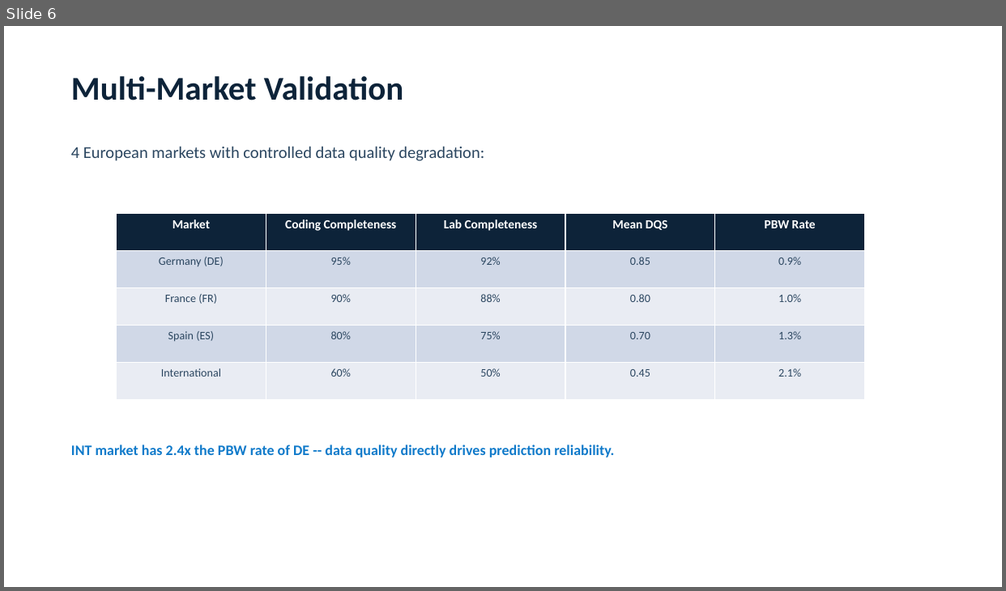
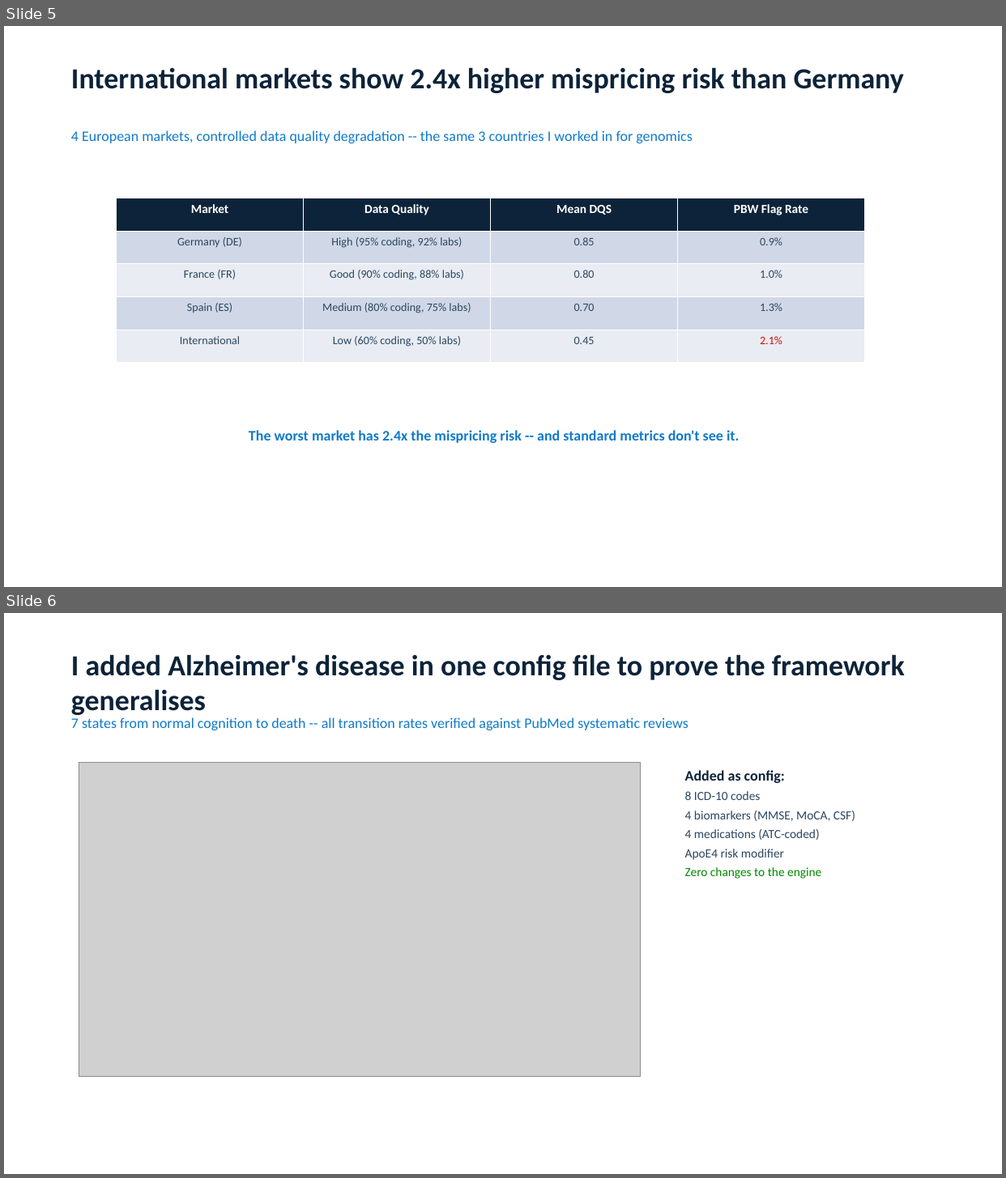
Before and after one commit to ttmgr/Tim_Reska, a slide deck: MedRisk-ADH/data/reports/medrisk_adh_deck.pptx. Shown one above the other, each under a label of ours: slide 6 before the commit, slides 5 and 6 after it. The pictures are 1006x591 and 1006x1178 pixels, drawn with LibreOffice and Linux fonts; fonts in the diff are those of the drawing; grey boxes stand for pictures. Boxes give left, top, right and bottom in pixels: in the first picture for what was removed or moved away, otherwise in the second. Text is boxed around its words. In the diff, an @@ line names an element or a change of style, - is before the commit and + after.

Commit message:
Add design overhaul, clinical fixes, MARP slides, and interview narrative
- Overhaul all presentations to match template design system (Calibri, #2D3436/#2C6FA0/#B2BEC3)
- Replace text-based pipelines with proper flowcharts (fpdf2 rounded rects, python-pptx shapes)
- Rewrite 22 slide titles as MBB action titles, trim bullets, add source lines
- Standardize Streamlit app UI across 10 files (colors, fonts, badges, charts)
- Fix 4 CRITICAL clinical values (CSF p-tau181 mean, COPD prevalence, F00.x GM annotations, E11.319)
- Add MARP slide deck (slides/pitch.md + theme.css) with PhD-to-disease-progression bridge narrative
- Add PhD→underwriting bridge: "same CTMC math, new domain"
- Map all JD requirements to evidence, integrate reference letter details
- Add new interview Q&As: not-an-MD defense, PO/data team collaboration

```diff
--- a/MedRisk-ADH/data/reports/medrisk_adh_deck.pptx
+++ b/MedRisk-ADH/data/reports/medrisk_adh_deck.pptx
@@ slide 6 added at (4,613,1002,1174), background #FFFFFF @@
@@ text added at (71,654,905,715), 28 pt, text #0D2339, bold @@
+I added Alzheimer's disease in one config file to prove the framework generalises
@@ text added at (71,717,688,730), 14 pt, text #107ACA @@
+7 states from normal cognition to death -- all transition rates verified against PubMed systematic reviews
@@ picture added at (79,763,641,1077) @@
@@ text added at (685,770,855,879), 12 pt, text #2B4660 @@
+Added as config:
+8 ICD-10 codes
+4 biomarkers (MMSE, MoCA, CSF)
+4 medications (ATC-coded)
+ApoE4 risk modifier
+Zero changes to the engine
@@ what was slide 6 is now slide 5 @@
@@ slide 5 changed as well @@
@@ text added at (71,67,904,93), 28 pt, text #0D2339, bold @@
+International markets show 2.4x higher mispricing risk than Germany
@@ text removed at (71,76,404,101) @@
-Multi-Market Validation
@@ text at (71,130,692,143): text changed; size 16 to 14 pt; text colour #2B4660 to #107ACA @@
-4 European markets with controlled data quality degradation:
+4 European markets, controlled data quality degradation -- the same 3 countries I worked in for genomics
@@ table at (117,199,865,363) @@
-column 2: Coding Completeness | 95% | 90% | 80% | 60%
-column 3: Lab Completeness | 92% | 88% | 75% | 50%
+column 2: Data Quality | High (95% coding, 92% labs) | Good (90% coding, 88% labs) | Medium (80% coding, 75% labs) | Low (60% coding, 50% labs)
-column 4, row 1: PBW Rate
+column 4, row 1: PBW Flag Rate
@@ table: place and size @@
-table at (117,213,865,400)
+table at (117,199,865,363)
@@ text at (249,430,739,443): text changed @@
-INT market has 2.4x the PBW rate of DE -- data quality directly drives prediction reliability.
+The worst market has 2.4x the mispricing risk -- and standard metrics don't see it.
```
Also in this commit, not shown: 8 other slides added, 13 slides removed, 27 other files.
